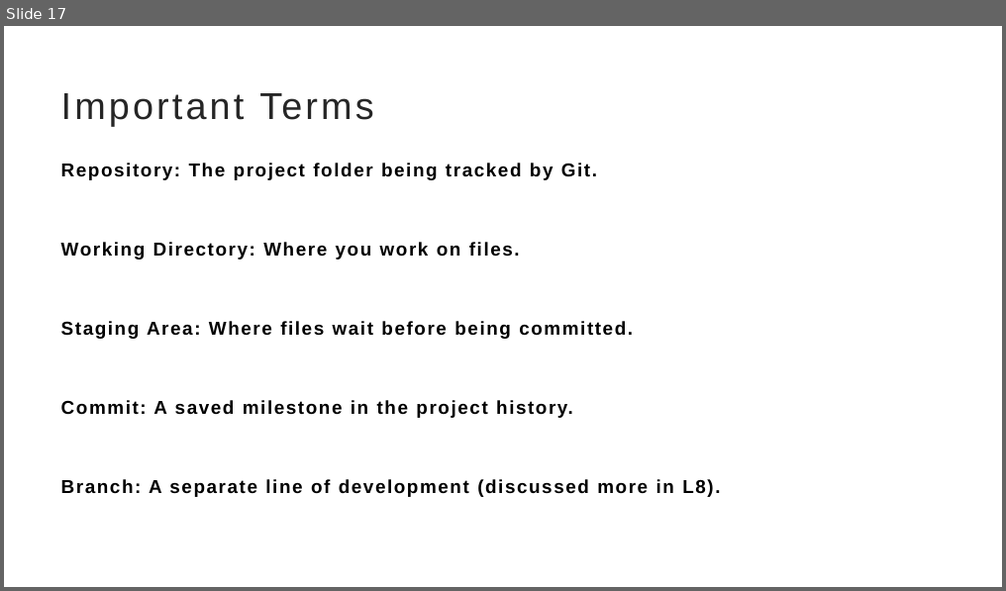
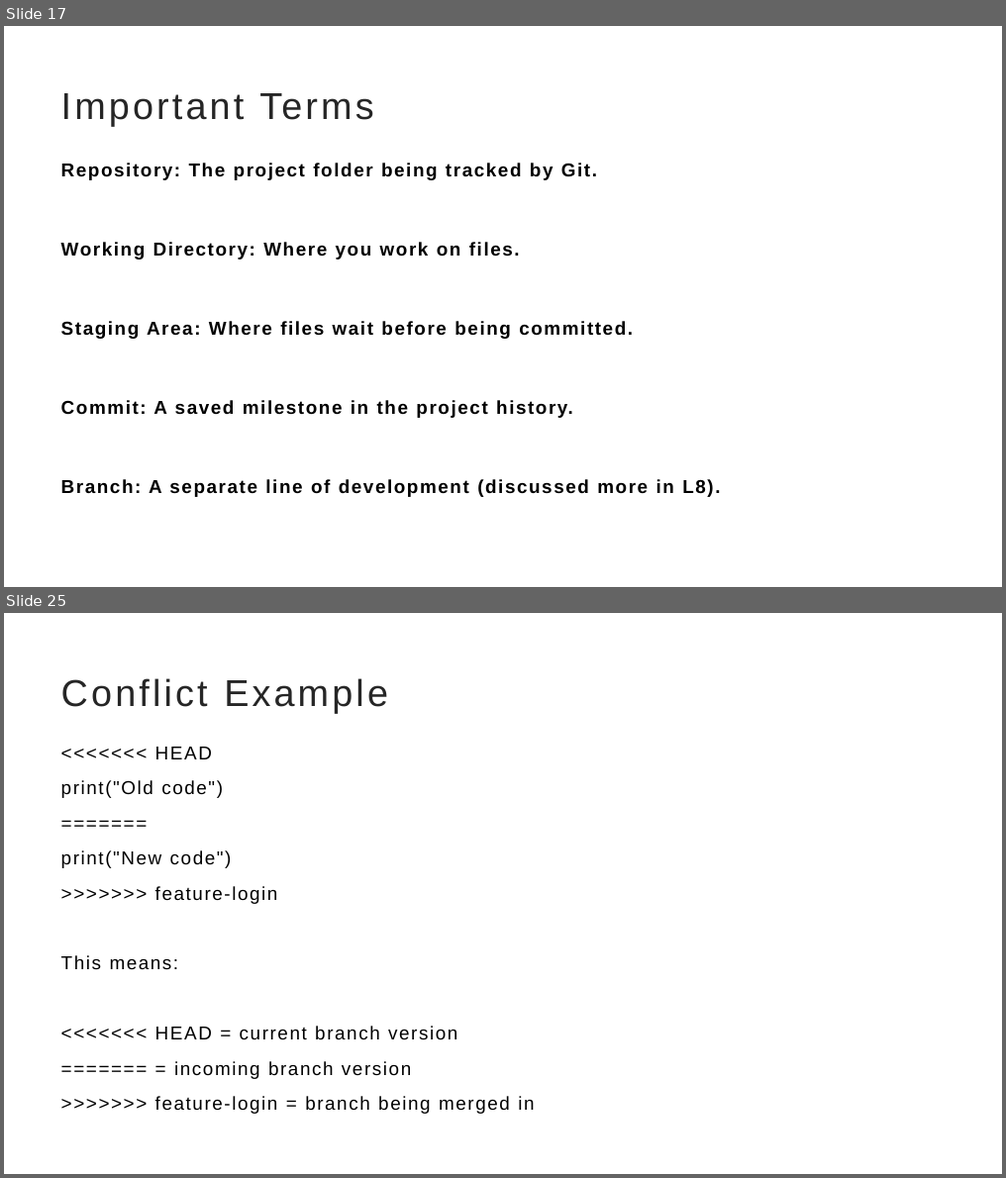
Before and after one commit to TahirMahmoodKamboh/git, a slide deck: Git-Lec-1-Lec2.pptx. Shown one above the other, each under a label of ours: slide 17 before the commit, slides 17 and 25 after it; the slides between them are not shown. The pictures are 1006x591 and 1006x1178 pixels, drawn with LibreOffice and Linux fonts; fonts in the diff are those of the drawing. Boxes give left, top, right and bottom in pixels: in the first picture for what was removed or moved away, otherwise in the second. Text is boxed around its words. In the diff, an @@ line names an element or a change of style, - is before the commit and + after.

```diff
--- a/Git-Lec-1-Lec2.pptx
+++ b/Git-Lec-1-Lec2.pptx
@@ slide 25 added at (4,613,1002,1174), background #FFFFFF @@
@@ title added at (61,678,388,713), 36 pt, text #262626 @@
+Conflict Example
@@ text added at (61,747,534,1114), 18 pt, text #000000 @@
+<<<<<<< HEAD
+print("Old code")
+=======
+print("New code")
+>>>>>>> feature-login
+This means:
+<<<<<<< HEAD = current branch version
+======= = incoming branch version
+>>>>>>> feature-login = branch being merged in
```
Also in this commit, not shown: 21 other slides added, 4 other files.
